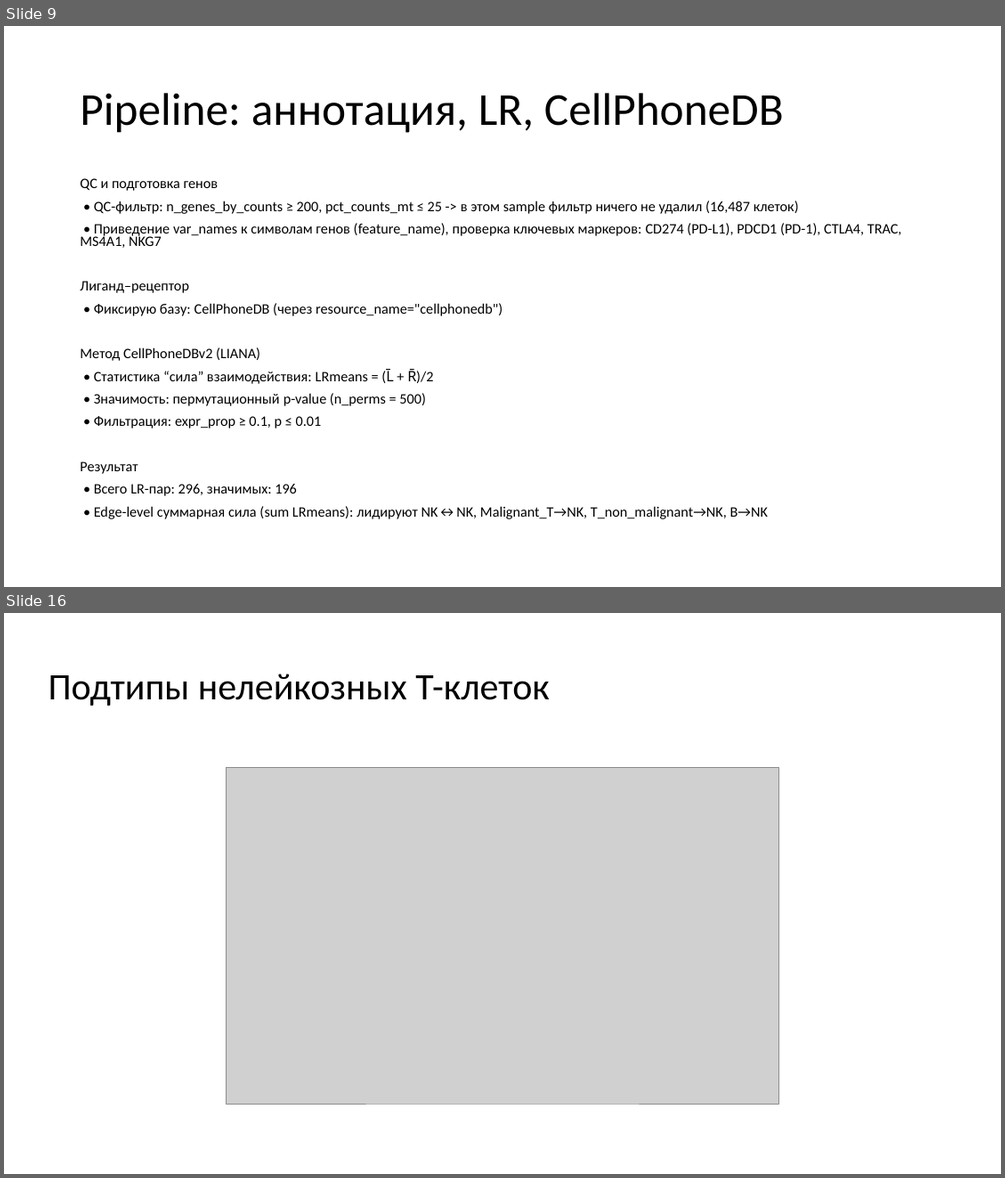
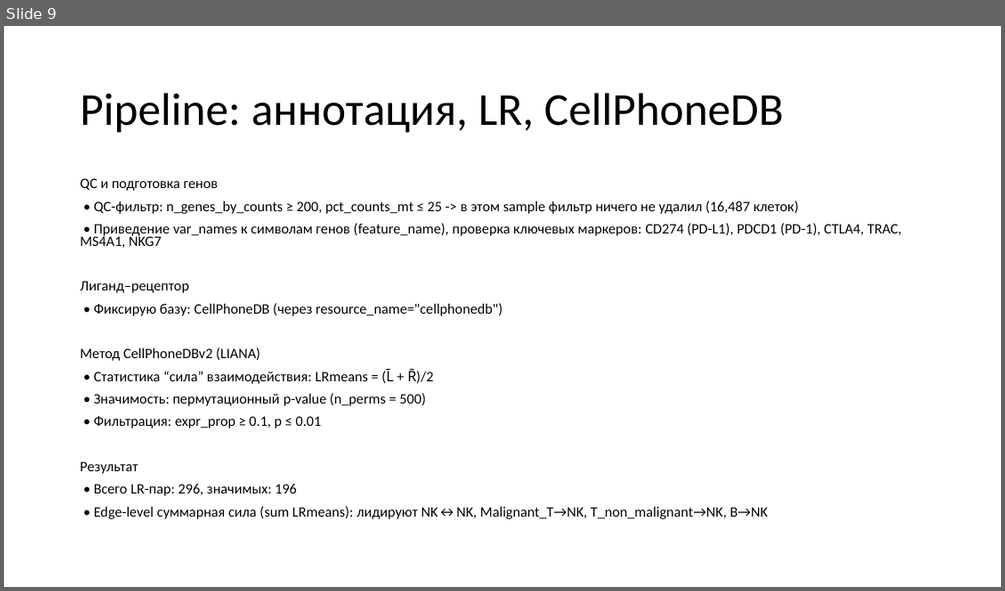
Before and after one commit to mrvagabov/sc-genomics, a slide deck: Анализ межклеточных взаимодействий_Вагабов.pptx. Shown one above the other, each under a label of ours: slides 9 and 16 before the commit, slide 9 after it; the slides between them are not shown. The pictures are 1005x1178 and 1005x591 pixels, drawn with LibreOffice and Linux fonts; fonts in the diff are those of the drawing; grey boxes stand for pictures. Boxes give left, top, right and bottom in pixels: in the first picture for what was removed or moved away, otherwise in the second. Text is boxed around its words. In the diff, an @@ line names an element or a change of style, - is before the commit and + after.

```diff
--- a/Анализ межклеточных взаимодействий_Вагабов.pptx
+++ b/Анализ межклеточных взаимодействий_Вагабов.pptx
@@ slide 16 removed at [4, 613, 1001, 1174], background #FFFFFF @@
@@ title removed at [48, 674, 550, 706] @@
-Подтипы нелейкозных Т-клеток
@@ picture removed at [226, 768, 779, 1103] @@
```
Also in this commit, not shown: 2 slides changed, 6 slides added, 8 other slides removed, 1 other file.
